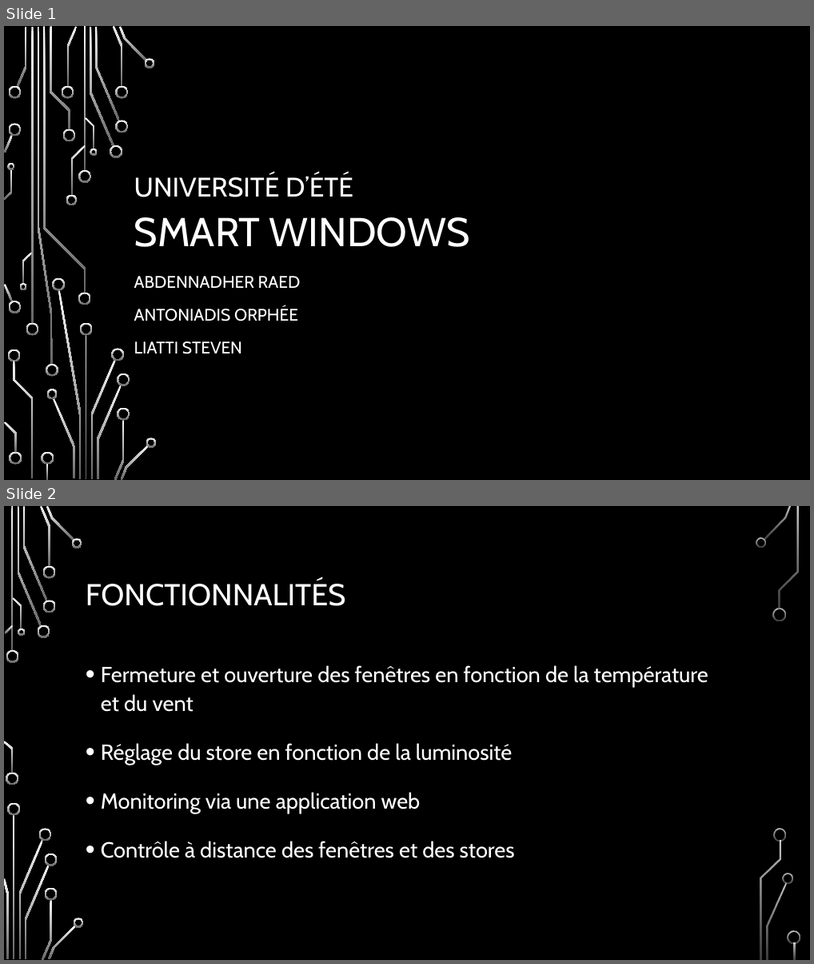
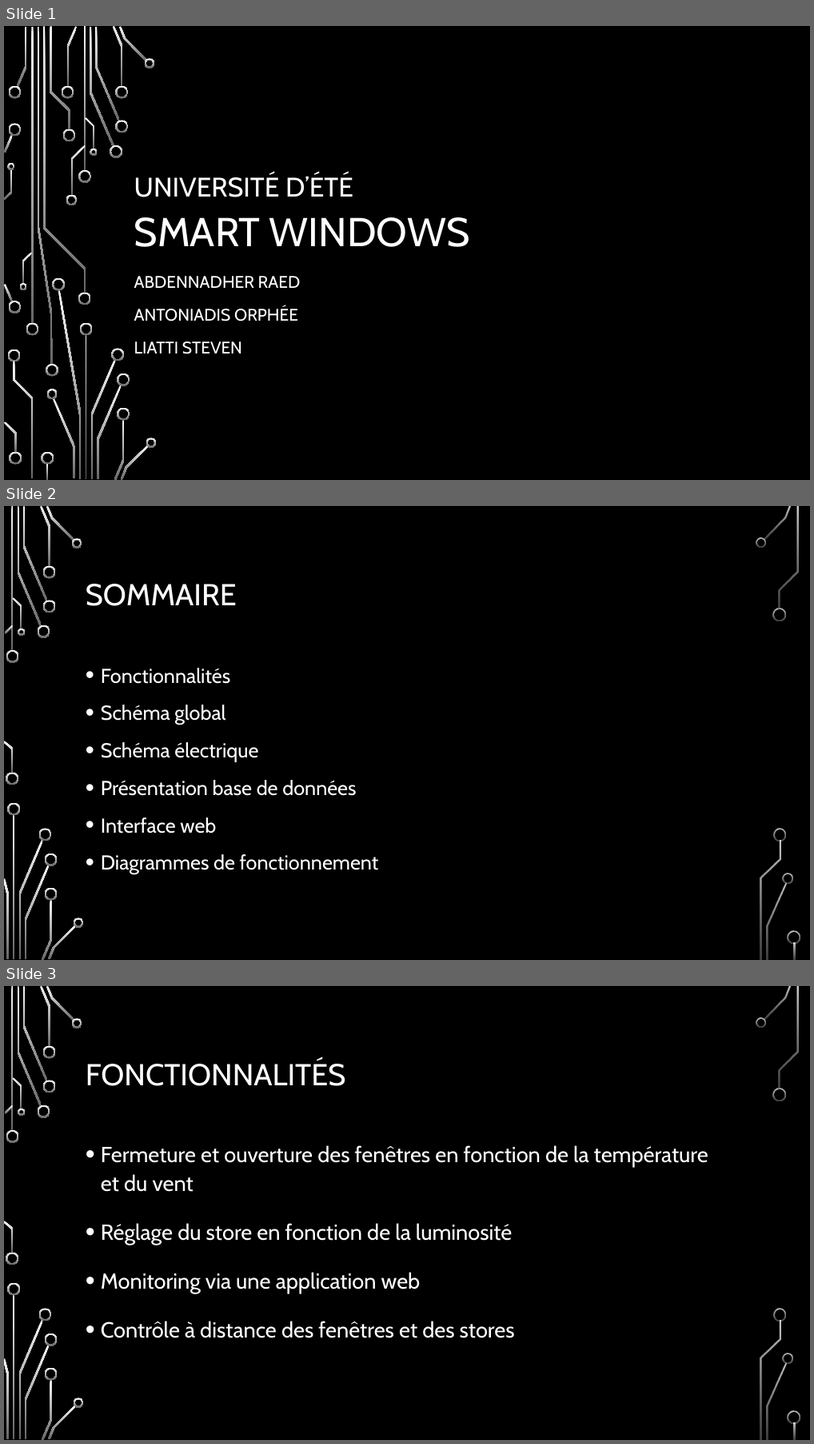
Before and after one commit to stevenliatti/smartwindows, a slide deck: Rapport/presentation.pptx. Shown one above the other, each under a label of ours: slides 1 and 2 before the commit, slides 1, 2 and 3 after it. The pictures are 814x964 and 814x1444 pixels, drawn with LibreOffice and Linux fonts; fonts in the diff are those of the drawing; background and template pictures are left out. Boxes give left, top, right and bottom in pixels: in the first picture for what was removed or moved away, otherwise in the second. Text is boxed around its words. In the diff, an @@ line names an element or a change of style, - is before the commit and + after.

```diff
--- a/Rapport/presentation.pptx
+++ b/Rapport/presentation.pptx
@@ slide 2 added at (4,506,810,960), background picture (left out); not listed: 36 template elements that a slide beside it also shows @@
@@ title added at (86,584,237,606), 36 pt, text #FFFFFF @@
+SOMMAIRE
@@ text added at (101,668,379,875), 24 pt, text #FFFFFF @@
+• Fonctionnalités
+• Schéma global
+• Schéma électrique
+• Présentation base de données
+• Interface web
+• Diagrammes de fonctionnement
@@ what was slide 2 is now slide 3 @@
```
Also in this commit, not shown: 3 other slides added.
